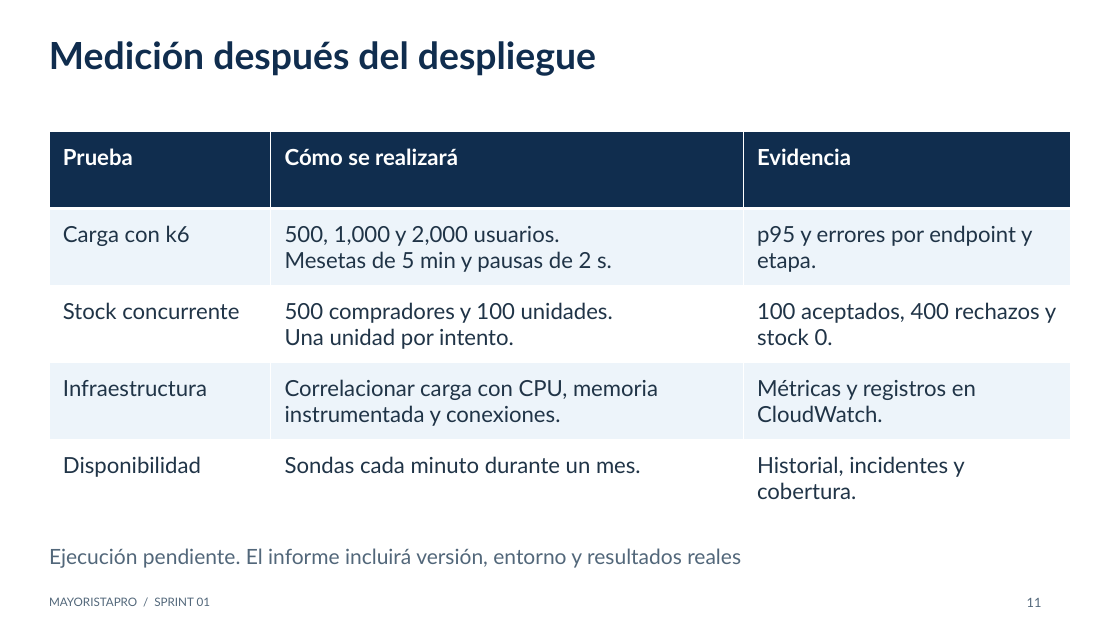
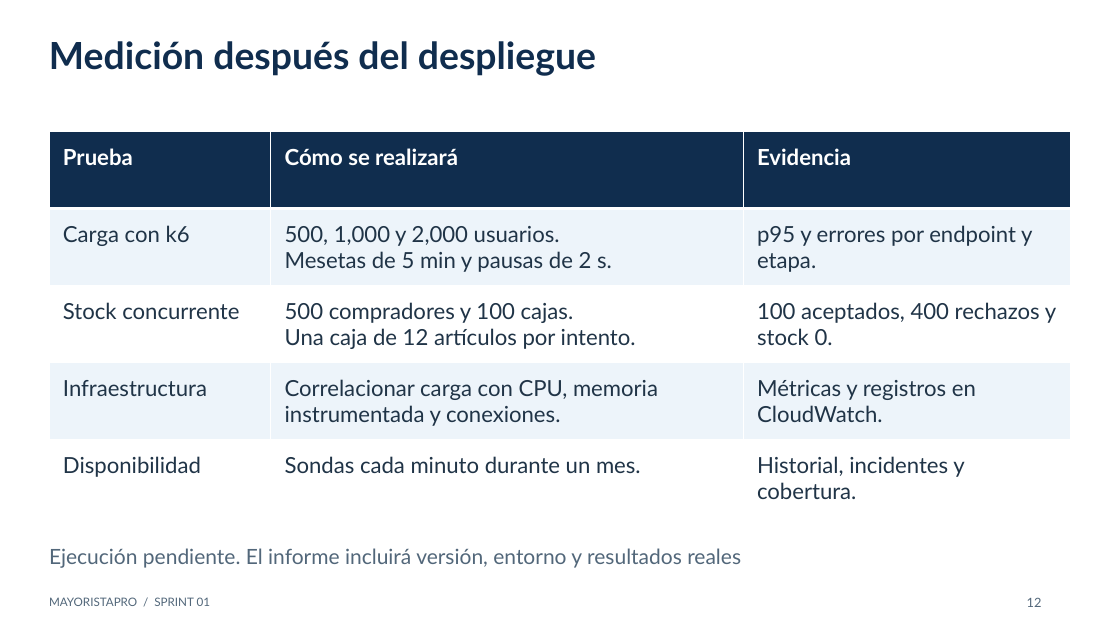
Before and after one commit to Yeltsin-MC/MayoristaPro-B2B-ArquitSoft, a slide deck: slide 12 of presentaciones/MayoristaPro-Sprint-01-tecnologias.pptx (slide 11 before the commit). Drawn at 1120x630 pixels with LibreOffice and Linux fonts; fonts in the diff are those of the drawing. Boxes give left, top, right and bottom in pixels: in the first picture for what was removed or moved away, otherwise in the second. Text is boxed around its words. In the diff, an @@ line names an element or a change of style, - is before the commit and + after.

```diff
--- a/presentaciones/MayoristaPro-Sprint-01-tecnologias.pptx
+++ b/presentaciones/MayoristaPro-Sprint-01-tecnologias.pptx
@@ table at (x1=49, y1=132, x2=1070, y2=517) @@
-row 3, column 2: 500 compradores y 100 unidades. / Una unidad por intento.
+row 3, column 2: 500 compradores y 100 cajas. / Una caja de 12 artículos por intento.
@@ text at (x1=1027, y1=597, x2=1042, y2=607): text changed @@
-11
+12
```
Also in this commit, not shown: 13 other slides changed, 1 slide added, 15 other files.
